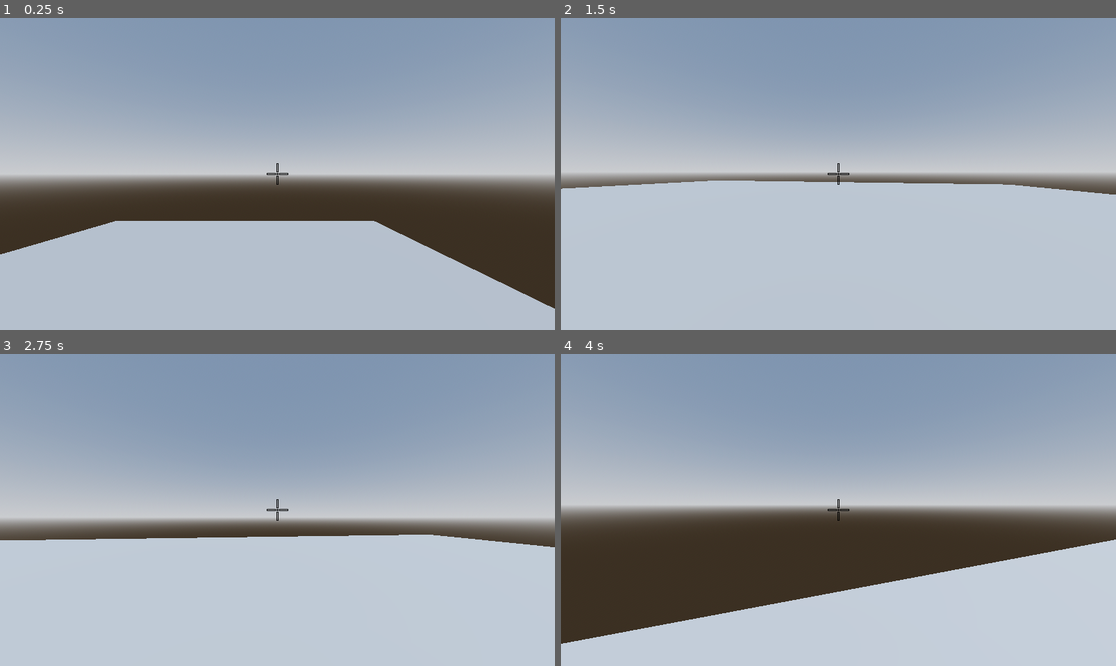
Above: before the commit, frames 1-4 (two rows, left to right).
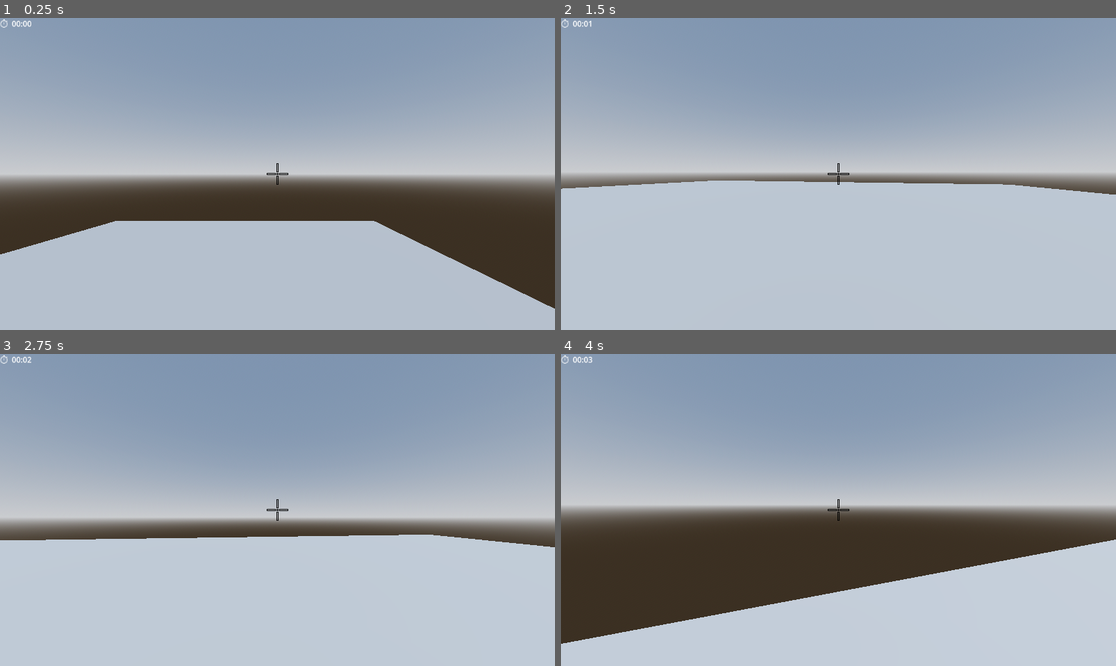
Above: after the commit, the same moments.

Repository: HaL-underscore-27/gamejam-outcasts
Game: Godot game, scene res://main.tscn
The game is run twice, just before and just after one commit, with the same random seed, the same clock (stepped at 60 frames per second) and the same inputs.
Inputs (mouse positions are in pixels of both pictures, inside the frame that each line leads up to):
- Up to frame 1 (0.25 s): no input
- Up to frame 2 (1.5 s): move the mouse to (866, 174) at 0.52 s; hold Shift (sprint) 0.53-1.28 s; hold W (up) from 0.53 s (still down); tap Space (jump) at 0.77 s; move the mouse to (810, 174) at 1.27 s; tap Shift (sprint) at 1.35 s
- Up to frame 3 (2.75 s): keep holding W (up); tap Space (jump) at 1.52 s; move the mouse to (288, 503) at 2.02 s; hold Shift (sprint) from 2.03 s (still down)
- Up to frame 4 (4 s): keep holding W (up); move the mouse to (832, 516) at 2.77 s; release Shift (sprint) at 2.78 s; tap Shift (sprint) at 2.85 s; tap Space (jump) at 3.02, 3.77 s; move the mouse to (877, 513) at 3.52 s; hold Shift (sprint) from 3.53 s (still down)

The runs differ from the first frame. In frame 1, less than 0.1% of the frame differs, in the area x 0-6%, y 0-4%; in frame 2, less than 0.1%; in frame 3, less than 0.1%; in frame 4, less than 0.1%.
Error before the commit: Invalid assignment of property or key 'wait_time' with value of type 'int' on a base object of type 'null instance'. (res://main.gd:8)

Commit message:
fixed errors

Diff:
--- a/main.gd
+++ b/main.gd
@@ -1,6 +1,7 @@
 extends Node3D
 
-@onready var timer = $Timer  # make sure your Timer node is named 'Timer'
+@onready var timer: Timer = get_tree().root.get_node("Game/UI/Timer")
+
 
 var countdown = 10  # seconds
 
--- a/main.tscn
+++ b/main.tscn
@@ -1,12 +1,12 @@
-[gd_scene load_steps=12 format=3 uid="uid://bxtnfolff3kw1"]
+[gd_scene load_steps=16 format=3 uid="uid://bxtnfolff3kw1"]
 
 [ext_resource type="Script" uid="uid://b7q2l776bk25v" path="res://main.gd" id="1_0xm2m"]
 [ext_resource type="Script" uid="uid://c0pq52lxa305" path="res://player.gd" id="1_ig7tw"]
 [ext_resource type="Script" uid="uid://dbp5jsqfjokjs" path="res://day_night_controller.gd" id="1_lquwl"]
 [ext_resource type="Script" uid="uid://bbc4s2doob6o" path="res://zombie.gd" id="2_0xm2m"]
-[ext_resource type="Script" uid="uid://bed0x1mfmvd0m" path="res://ui.gd" id="3_h2yge"]
+[ext_resource type="Script" path="res://cube.gd" id="3_h2yge"]
 [ext_resource type="Texture2D" uid="uid://dpwwjbygdkco6" path="res://images/crosshair.png" id="4_1bvp3"]
-[ext_resource type="Script" uid="uid://bh5a52e84ilvg" path="res://cube.gd" id="3_h2yge"]
+[ext_resource type="Script" uid="uid://bed0x1mfmvd0m" path="res://ui.gd" id="5_272bh"]
 
 [sub_resource type="ProceduralSkyMaterial" id="ProceduralSkyMaterial_ig7tw"]
 sky_horizon_color = Color(0.662243, 0.671743, 0.686743, 1)
@@ -26,11 +26,12 @@
 [sub_resource type="CapsuleMesh" id="CapsuleMesh_0xm2m"]
 
 [sub_resource type="CapsuleShape3D" id="CapsuleShape3D_h2yge"]
+
 [sub_resource type="BoxMesh" id="BoxMesh_1bvp3"]
 
 [sub_resource type="BoxShape3D" id="BoxShape3D_lquwl"]
 
-[node name="Node3D" type="Node3D"]
+[node name="Game" type="Node3D"]
 script = ExtResource("1_0xm2m")
 
 [node name="Environment" type="Node3D" parent="."]
@@ -46,7 +47,7 @@
 script = ExtResource("1_lquwl")
 
 [node name="CSGBox3D" type="CSGBox3D" parent="."]
-transform = Transform3D(1, 0, 0, 0, 1, 0, 0, 0, 1, -5.671041, 0, -12.839054)
+transform = Transform3D(1, 0, 0, 0, 1, 0, 0, 0, 1, -5.67104, 0, -12.8391)
 use_collision = true
 size = Vector3(28.9297, 1, 34.7396)
 
@@ -62,7 +63,7 @@
 [node name="Head" type="Node3D" parent="Player"]
 
 [node name="Camera3D" type="Camera3D" parent="Player/Head"]
-transform = Transform3D(1, 0, 0, 0, 1, 0, 0, 0, 1, 0, 0.49559307, 0.6578419)
+transform = Transform3D(1, 0, 0, 0, 1, 0, 0, 0, 1, 0, 0.495593, 0.657842)
 
 [node name="Zombie" type="CharacterBody3D" parent="."]
 transform = Transform3D(1, 0, 0, 0, 1, 0, 0, 0, 1, 6.16626, 2.05447, 0)
@@ -100,10 +101,11 @@
 grow_vertical = 2
 scale = Vector2(0.1, 0.1)
 texture = ExtResource("4_1bvp3")
+
 [node name="Label3D" type="Label3D" parent="."]
 
 [node name="Cube" type="MeshInstance3D" parent="."]
-transform = Transform3D(1, 0, 0, 0, 1, 0, 0, 0, 1, 0, 1.0481106, 0)
+transform = Transform3D(1, 0, 0, 0, 1, 0, 0, 0, 1, 0, 1.04811, 0)
 mesh = SubResource("BoxMesh_1bvp3")
 script = ExtResource("3_h2yge")
 
--- a/project.godot
+++ b/project.godot
@@ -12,7 +12,7 @@
 
 config/name="Outcasts"
 run/main_scene="uid://bxtnfolff3kw1"
-config/features=PackedStringArray("4.5", "Forward Plus")
+config/features=PackedStringArray("4.4", "Forward Plus")
 config/icon="res://icon.svg"
 
 [input]
Not shown, changed: icon.svg.import
Not shown: 1 places in main.tscn that only renumber resources
